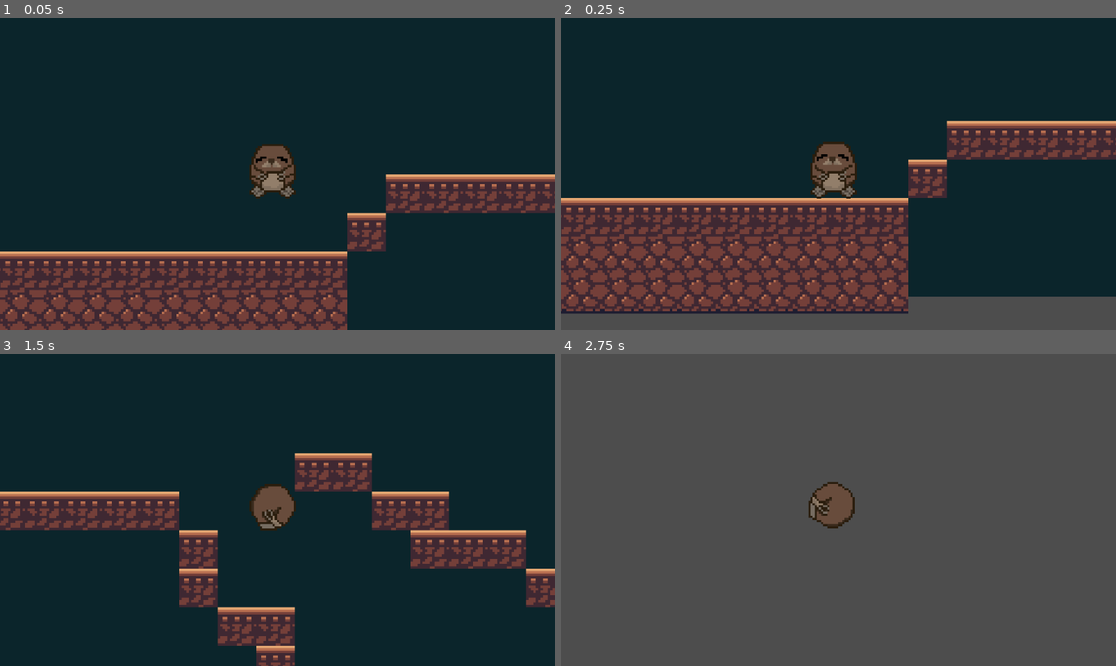
Above: before the commit, frames 1-4 (two rows, left to right).
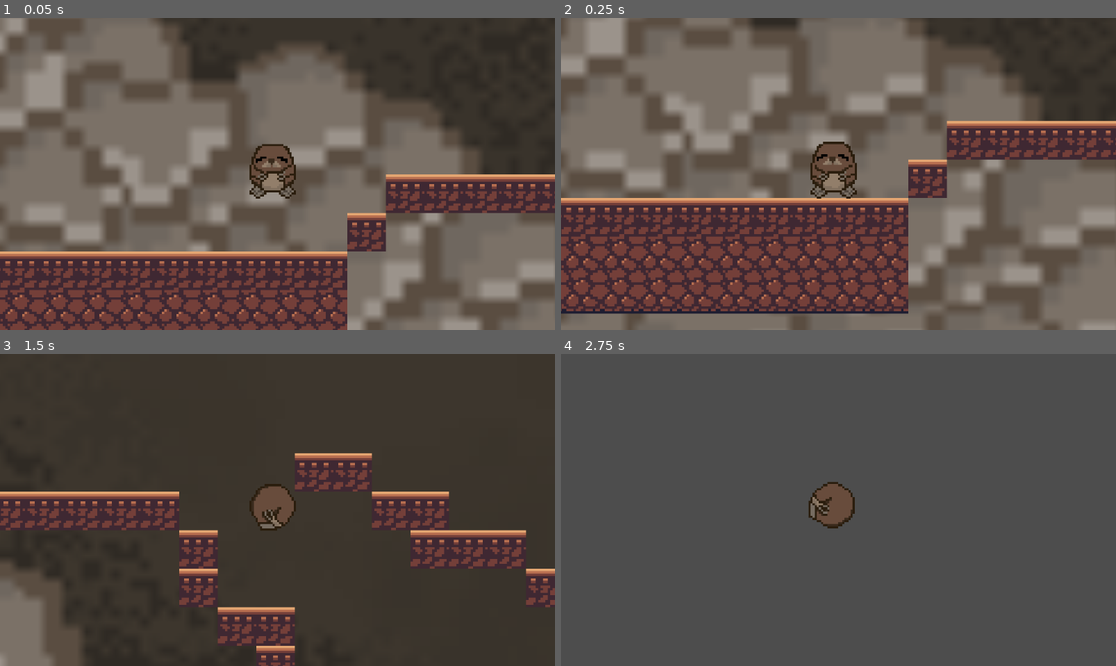
Above: after the commit, the same moments.

Repository: loumonti/bleble
Game: Godot game, scene res://node_2d.tscn
The game is run twice, just before and just after one commit, with the same random seed, the same clock (stepped at 60 frames per second) and the same inputs. This scene is started directly instead of the project's main scene.
Inputs:
- Up to frame 1 (0.05 s): no input
- Up to frame 2 (0.25 s): no input
- Up to frame 3 (1.5 s): tap Enter (ui_accept) at 0.5, 0.77 s; hold Right (ui_right) from 0.53 s (still down); tap Alt at 0.6 s; tap Shift at 1.35 s
- Up to frame 4 (2.75 s): tap Enter (ui_accept) at 1.52 s; release Right (ui_right) at 2.03 s; hold Left (ui_left) from 2.03 s (still down); tap Alt at 2.1 s

The runs differ from the first frame. In frame 1, 78% of the frame differs, in the area x 0-100%, y 0-100%; in frame 2, 70%; in frame 3, 85%; in frame 4, nothing differs.

Commit message:
Update node_2d.tscn

Diff:
--- a/bleble/node_2d.tscn
+++ b/bleble/node_2d.tscn
@@ -1,9 +1,9 @@
-[gd_scene load_steps=7 format=4 uid="uid://cvjh3woqhl5fj"]
+[gd_scene format=4 uid="uid://btsjg8f3n5iwb"]
 
-[ext_resource type="Texture2D" uid="uid://bkqb146xfaoki" path="res://Captura de Pantalla 2026-02-28 a la(s) 12.53.59 p. m..png" id="1_wtcfe"]
+[ext_resource type="Texture2D" uid="uid://bx13swb4aynir" path="res://background.png" id="1_0hol4"]
 [ext_resource type="Texture2D" uid="uid://dgoktn4cr05kj" path="res://spelunky_shop.png" id="2_0e48y"]
 [ext_resource type="PackedScene" uid="uid://cd4n1mtq3lap3" path="res://topo.tscn" id="3_epypp"]
-[ext_resource type="PackedScene" uid="uid://ccwu86qj4dx3q" path="res://eagle.tscn" id="4_0hol4"]
+[ext_resource type="PackedScene" path="res://eagle.tscn" id="4_0hol4"]
 
 [sub_resource type="TileSetAtlasSource" id="TileSetAtlasSource_epypp"]
 texture = ExtResource("2_0e48y")
@@ -42,21 +42,21 @@
 physics_layer_0/collision_layer = 1
 sources/0 = SubResource("TileSetAtlasSource_epypp")
 
-[node name="nivel 1" type="Node2D"]
+[node name="nivel 1" type="Node2D" unique_id=1349007720]
 
-[node name="background" type="Sprite2D" parent="."]
-position = Vector2(611, 326)
+[node name="background" type="Sprite2D" parent="." unique_id=1798297253]
+position = Vector2(581, 443)
 scale = Vector2(4.0191083, 3.9418604)
-texture = ExtResource("1_wtcfe")
+texture = ExtResource("1_0hol4")
 
-[node name="TileMapLayer" type="TileMapLayer" parent="."]
+[node name="TileMapLayer" type="TileMapLayer" parent="." unique_id=1429328790]
 texture_filter = 1
 tile_map_data = PackedByteArray("AAD//ycAAAAAAAIAAAAAACcAAAAAAAIAAAABACcAAAAAAAIAAAACACcAAAAAAAIAAAADACcAAAAAAAIAAAAEAC …(1264 unchanged characters)…
 tile_set = SubResource("TileSet_0hol4")
 
-[node name="topo" parent="." instance=ExtResource("3_epypp")]
+[node name="topo" parent="." unique_id=1327914633 instance=ExtResource("3_epypp")]
 position = Vector2(115, 591)
 
-[node name="eagle" parent="." node_paths=PackedStringArray("topo") instance=ExtResource("4_0hol4")]
+[node name="eagle" parent="." unique_id=369759753 node_paths=PackedStringArray("topo") instance=ExtResource("4_0hol4")]
 position = Vector2(0, 507)
 topo = NodePath("../topo")
